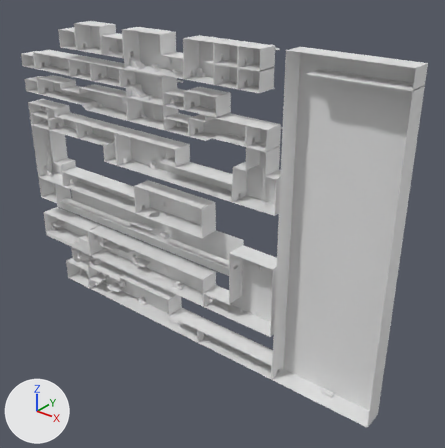
Two versions of the FBX model Models/ScenseNew8/Scense8.FBX, one commit apart.
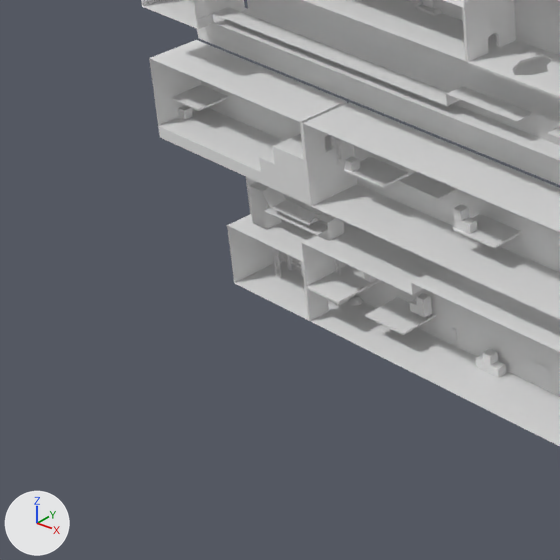
There are two pictures of each version: one whole from a 50 mm camera at (14.22, -14.82, 8.75) aimed at (1.77, 0.75, -0.89), one close up on the part from 0% to 37% of the width and 44% to 80% of the height. Lighting does not change. The marker at lower left points along +X, +Y and +Z. Materials are left out; every surface is plain grey. Where no turn or scale is listed for an object, it has been applied to the vertices. Vertices at the same position are counted once.

In view in the first close-up: 'M6', 'M7', 'Object002', 'Object006', 'Object018', 'Plane001', 'UWMapingScense8UR5', 'UWMapingScense8UR6'.
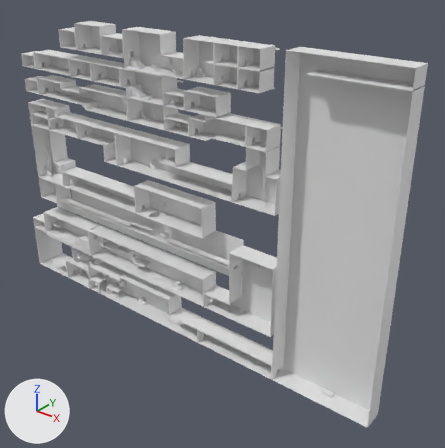
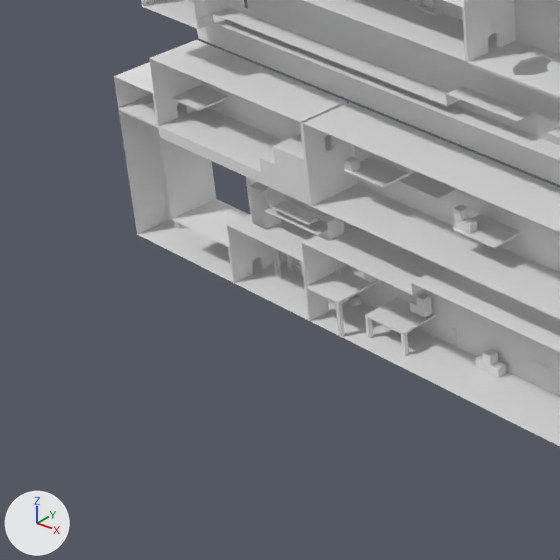
Where the newer file only moved an object's origin or applied its transform, the numbers keep the older frame.

Location of each change, (x1, y1, x2, y2) in pixels of the close-ups (560 x 560 px):
'Plane001', reshaped: before (141, 0, 560, 446); after (119, 0, 560, 446)
'UWMapingScense8UR6', reshaped: before (149, 40, 560, 319); after (114, 40, 560, 319)
part 1 of me_mesh_007, added: after (114, 58, 301, 141)
part 2 of me_mesh_042, added: after (119, 105, 301, 282)

The change, as a list of edits to the scene's bpy script:
```text
Change me_mesh_007:
    used by ob_uwmapingscense8ur6; location = (-2.84, -0.03, -3.25)
    remove me_mesh_007.from_pydata(...)  # 89 vertices, 143 faces; spans x -4.62..4.62, y -0.37..0.37, z -0.57..0.57
    add me_mesh_007.from_pydata(...)  # 145 vertices, 244 faces; spans x -5.47..4.62, y -0.37..0.39, z -0.57..0.57
    me_mesh_007 part 1: 56 vertices added at x -5.47..-4.61, y -0.37..0.39, z -0.43..0.06
Change me_mesh_042:
    used by ob_plane001; location = (-2.05, 0.38, -1.84)
    remove me_mesh_042.from_pydata(...)  # 211 vertices, 305 faces; spans x -5.42..6.93, y -0.79..0.0, z -3.75..0.84
    add me_mesh_042.from_pydata(...)  # 260 vertices, 386 faces; spans x -6.27..6.93, y -0.79..0.0, z -3.75..0.84
    me_mesh_042 part 2: 19 vertices added at x -6.27..-4.19, y -0.78..-0.04, z -3.73..-1.8
```
